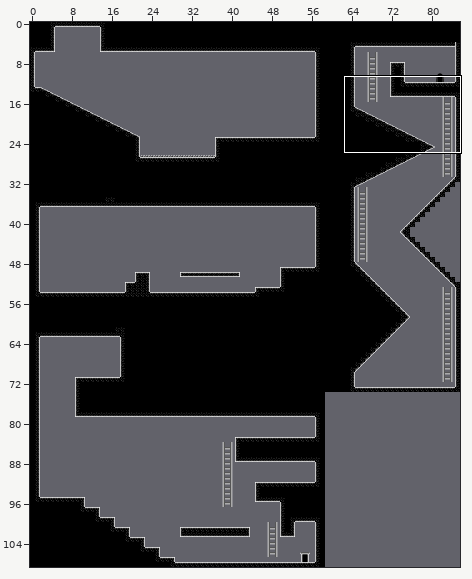
Tiled map: assets/Data/Map/redzone.tmx. The picture above shows the old version from afar; the outline marks the close-up.
Close-up. Old version:
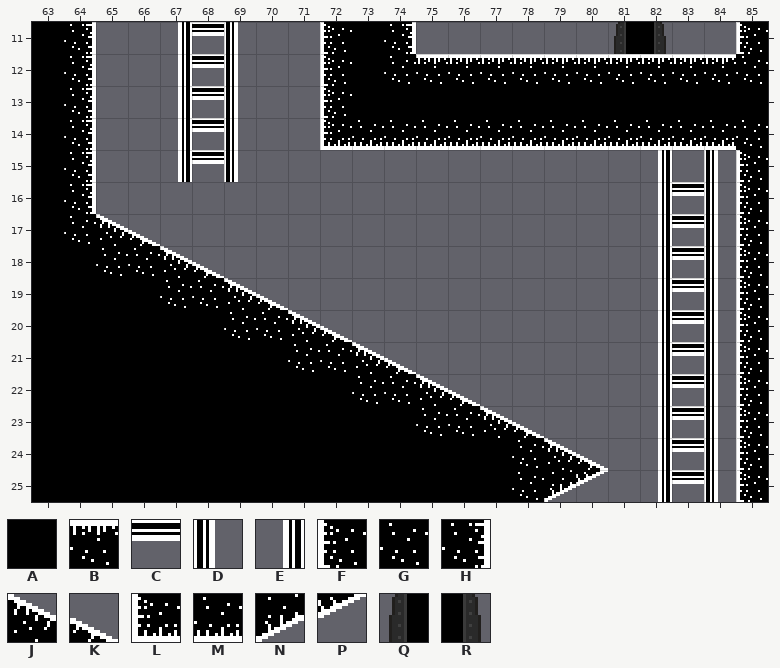
Cells are 16x16 px. Shown: x 63..85, y 11..25. The commit also changed other parts of the map, which this record leaves out.
Key: from "amproject": A 6, B 15, C 19, D 19 turned 270, E 19 turned 90, F 21, G 22, H 23, J 24, K 25, L 28, M 29, N 31, P 32; from "dragonheart": Q 64, R 65.
_ is an empty cell.
Layer "Tiles" before, first column x 63:
11 AH__ECD__FAH______QR__F
12 AH__ECD__FAGBBBBBBBBBBG
13 AH__ECD__FAAAAAAAAAAAAA
14 AH__ECD__LMMMMMMMMMMMMG
15 AH__ECD____________E_DF
16 AH_________________ECDF
17 AGJK_______________ECDF
18 AAGGJK_____________ECDF
19 AAAAGGJK___________ECDF
20 AAAAAAGGJK_________ECDF
21 AAAAAAAAGGJK_______ECDF
22 AAAAAAAAAAGGJK_____ECDF
23 AAAAAAAAAAAAGGJK___ECDF
24 AAAAAAAAAAAAAAAGJK_ECDF
25 AAAAAAAAAAAAAAAGNP_ECDF
After the commit:
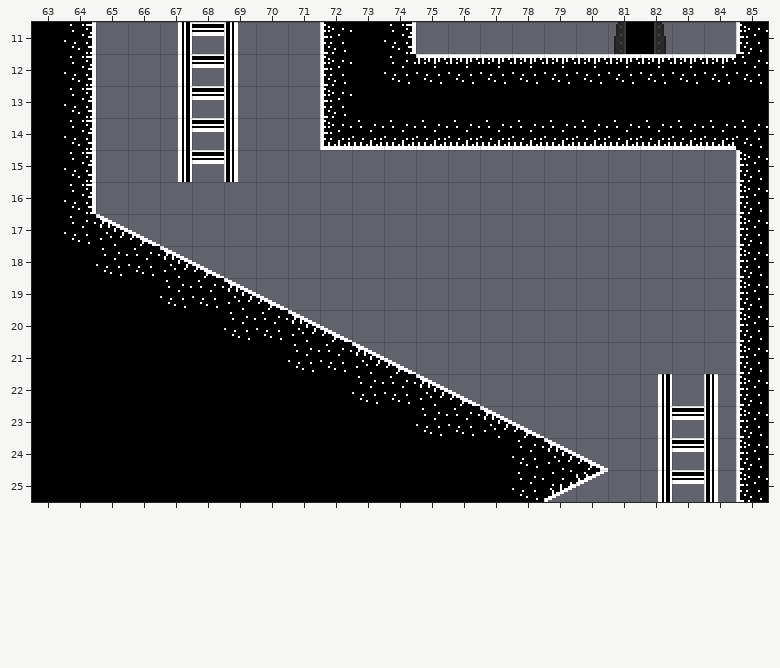
Change:
Changed rows in their new state; . is an unchanged cell.
Layer "Tiles":
first column x 82:
15 _._
16 ___
17 ___
18 ___
19 ___
20 ___
21 ___
22 ._.
Boxes around the changes in both close-ups, in picture pixels (x1, y1, x2, y2):
removed: (658, 150, 718, 388)
